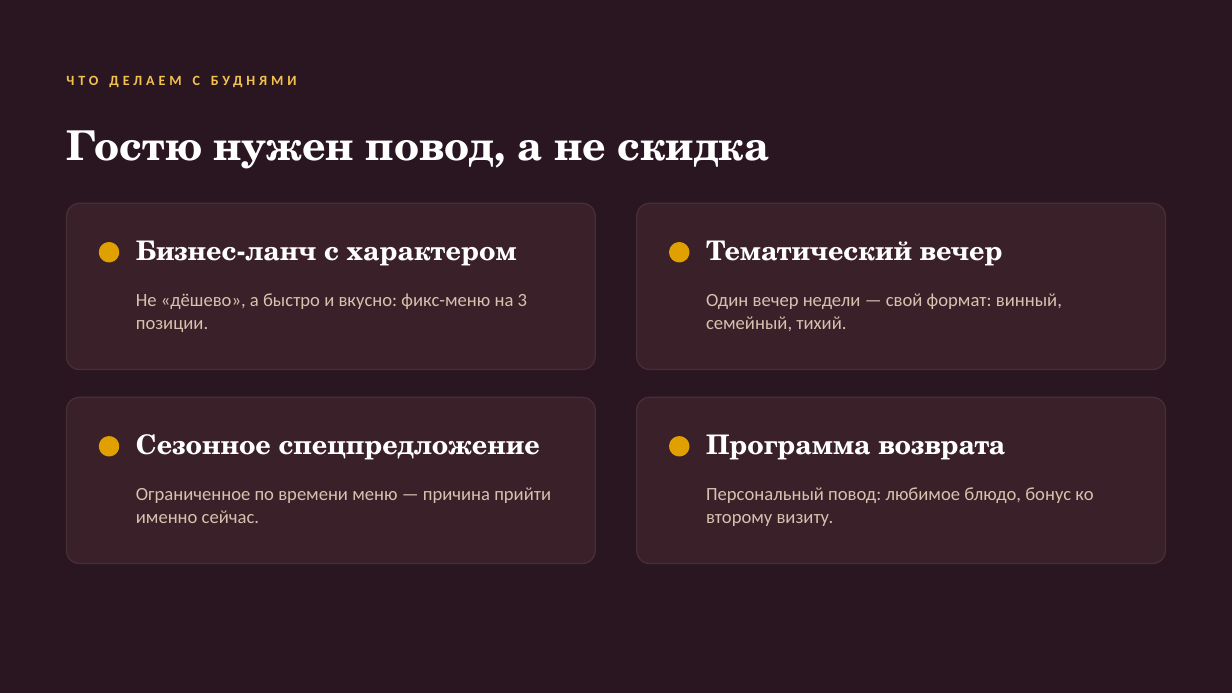
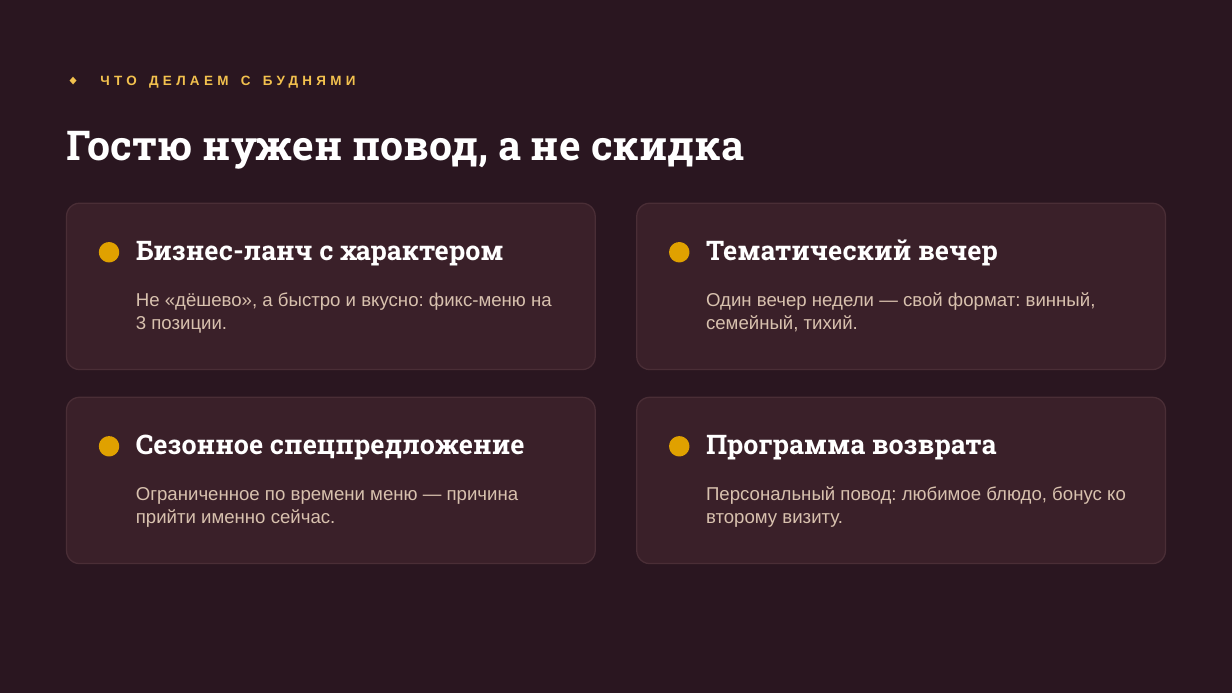
Before and after one commit to qa-novchenkova/studio, a slide deck: slide 6 of public/decks/horeca.pptx. Drawn at 1232x693 pixels with LibreOffice and Linux fonts; fonts in the diff are those of the drawing. Boxes give left, top, right and bottom in pixels: in the first picture for what was removed or moved away, otherwise in the second. Text is boxed around its words. In the diff, an @@ line names an element or a change of style, - is before the commit and + after.

```diff
--- a/public/decks/horeca.pptx
+++ b/public/decks/horeca.pptx
@@ text at bbox=[100, 75, 356, 88]: text changed; size 11 to 10.5 pt; font Calibri to Arial @@
-ЧТО ДЕЛАЕМ С БУДНЯМИ
+◆ ЧТО ДЕЛАЕМ С БУДНЯМИ
@@ font TeX Gyre Schola to Roboto Slab in 5 elements at bbox=[66, 130, 744, 169], bbox=[136, 241, 504, 266], bbox=[706, 239, 998, 266], bbox=[136, 434, 525, 460], bbox=[706, 435, 997, 460] @@
@@ font Calibri to Arial in 4 elements at bbox=[136, 292, 552, 333], bbox=[706, 292, 1096, 332], bbox=[136, 487, 519, 527], bbox=[706, 486, 1126, 527] @@
```
Also in this commit, not shown: 9 other slides changed, 22 other files.
